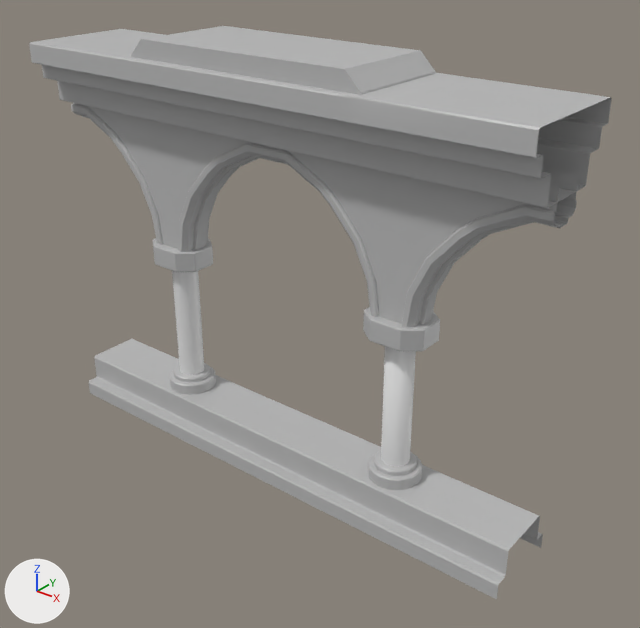
The FBX model Assets/Models/RAILING.fbx, before and after one commit.
Both versions are drawn from a 50 mm lens placed at (1.89, -2.15, 1.51), pointed at (0.14, 0.04, 0.16). The axes (+X, +Y, +Z) are drawn at lower left. The lights are the same throughout. Where no turn or scale is listed for an object, it has been applied to the vertices.

Objects in the first picture: 'RAILING'.
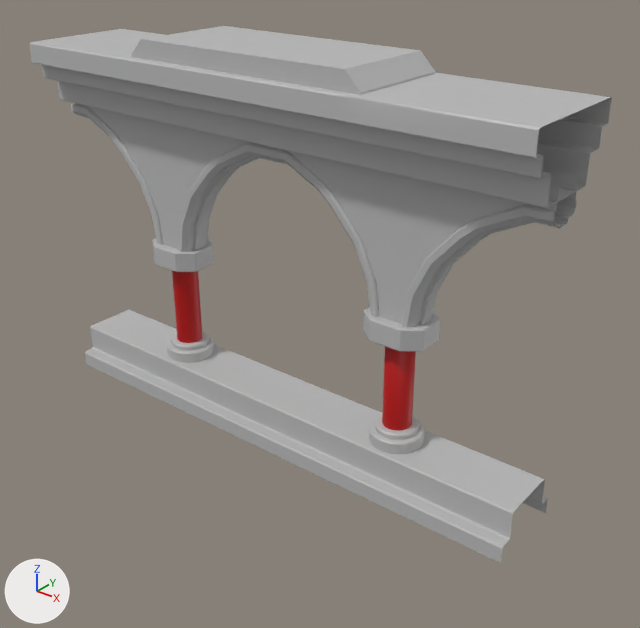
The newer file is also turned or shifted as a whole; pictures and numbers use the older file's frame.

Location of each change, [x1, y1, x2, y2] in pixels of the pictures (640 x 628 px; the box of a moved part takes in the faces that stretch with it):
'RAILING', recoloured, reshaped (grey to red, 6% shorter)
    before: [29, 26, 612, 599]
    after: [29, 26, 612, 563]
part 1 of me_mesh_002, moved or reshaped
    before: [170, 271, 216, 395]
    after: [167, 271, 214, 363]
part 2 of me_mesh_002, moved or reshaped
    before: [368, 346, 422, 490]
    after: [369, 346, 424, 454]
part 3 of me_mesh_002, moved or reshaped
    before: [89, 339, 543, 599]
    after: [85, 310, 548, 563]

What the commit changed:
Material 'lambert1' (mat_lambert1) is new.
Its base color is (0.5, 0.5, 0.5) (grey #bcbcbc).
Material 'lambert2' (mat_lambert2) is new.
Its base color is (0.5, 0.0, 0.0) (red #bc0000).
me_mesh_002 has 1438 vertices, 1309 faces and spans x -1.0..1.0, y -0.22..0.22, z -0.5..1.06.
me_mesh_002 is used by ob_railing; location (0.0, 0.0, 0.0).
me_mesh_002 no longer uses material mat_lambert1_metal_trim_1_002_metal_trim_1 (grey #bcbcbc).
me_mesh_002 no longer uses material mat_trimsheet1_002 (white #e7e7e7).
me_mesh_002 part 1: the loose piece of 160 vertices spanning x -0.59..-0.4, y -0.09..0.09, z -0.34..0.34 is scaled about its middle by (1, 1, 0.77), then moved by (0.0, 0.0, 0.08).
me_mesh_002 part 2: the loose piece of 160 vertices spanning x 0.41..0.6, y -0.09..0.09, z -0.34..0.34 is scaled about its middle by (1, 1, 0.77), then moved by (0.0, 0.0, 0.08).
me_mesh_002 part 3: the loose piece of 84 vertices spanning x -1.0..1.0, y -0.15..0.15, z -0.5..-0.33 is moved by (0.0, 0.0, 0.15).
me_mesh_002 now uses material mat_lambert1 (grey #bcbcbc).
me_mesh_002 now uses material mat_lambert2 (red #bc0000).
